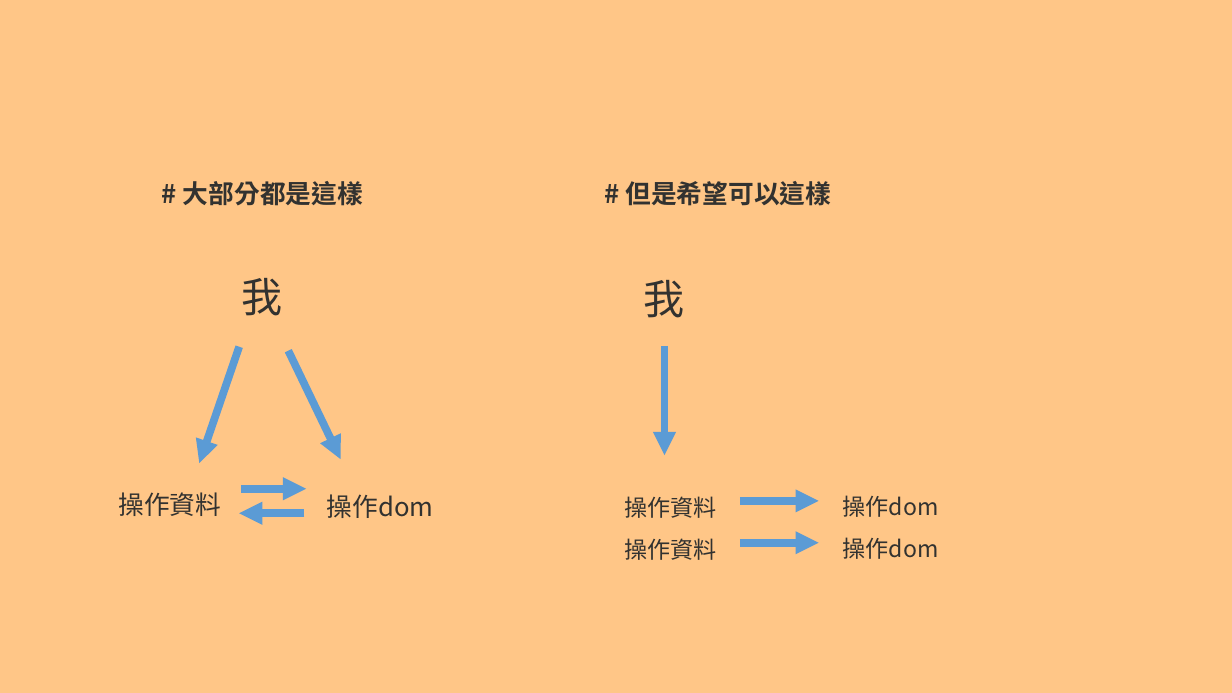
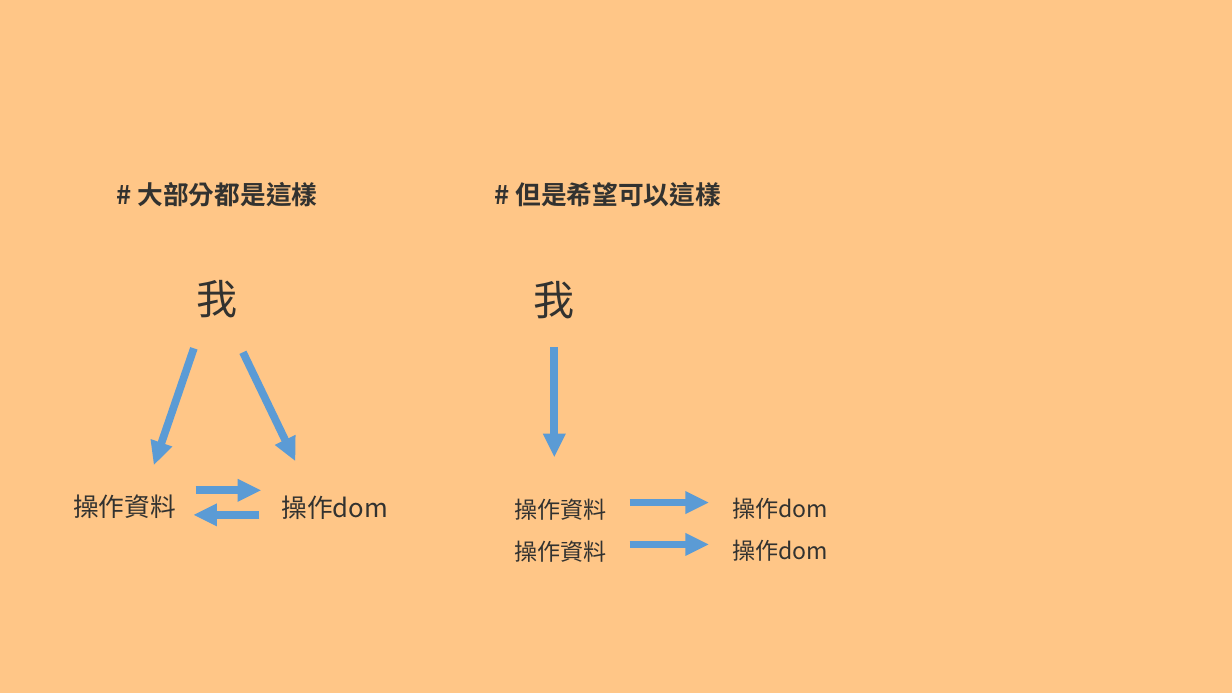
Before and after one commit to a23246542/JS_course_Intermediate_example, a slide deck: slide 11 of 現代 JavaScript 職人之路｜ 中階篇.pptx. Drawn at 1232x693 pixels with LibreOffice and Linux fonts; fonts in the diff are those of the drawing. Boxes give left, top, right and bottom in pixels: in the first picture for what was removed or moved away, otherwise in the second. Text is boxed around its words. In the diff, an @@ line names an element or a change of style, - is before the commit and + after.

```diff
--- a/現代 JavaScript 職人之路｜ 中階篇.pptx
+++ b/現代 JavaScript 職人之路｜ 中階篇.pptx
@@ 4 texts, 4 arrows: place and size @@
-4 texts, 4 arrows at [119, 181, 434, 518]
+4 texts, 4 arrows at [73, 182, 389, 519]
@@ 6 texts, 3 arrows: place and size @@
-6 texts, 3 arrows at [624, 181, 939, 560]
+6 texts, 3 arrows at [514, 182, 828, 562]
```
Also in this commit, not shown: 5 other slides changed, 1 slide added, 1 slide removed, 5 other files.
